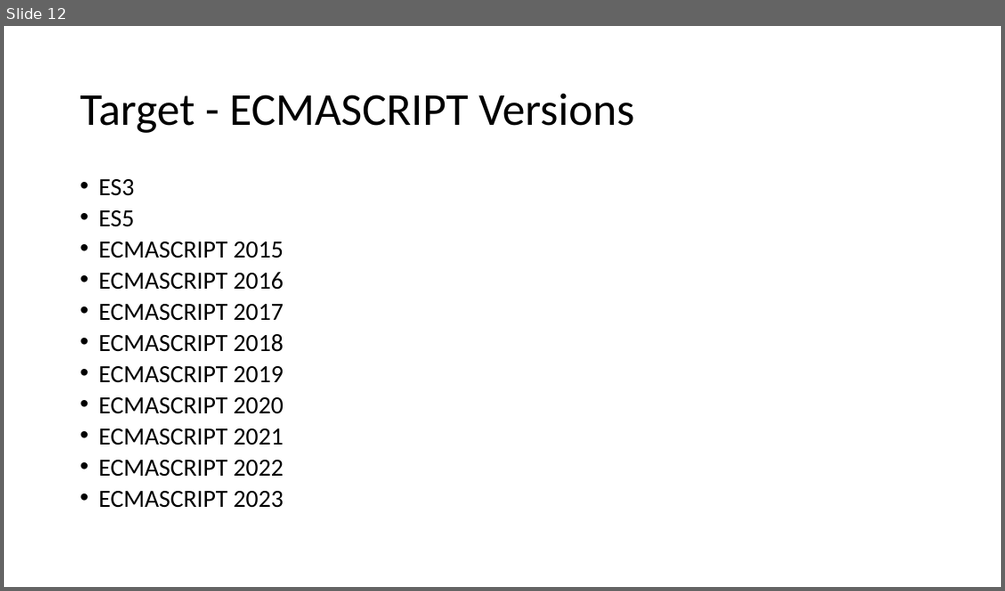
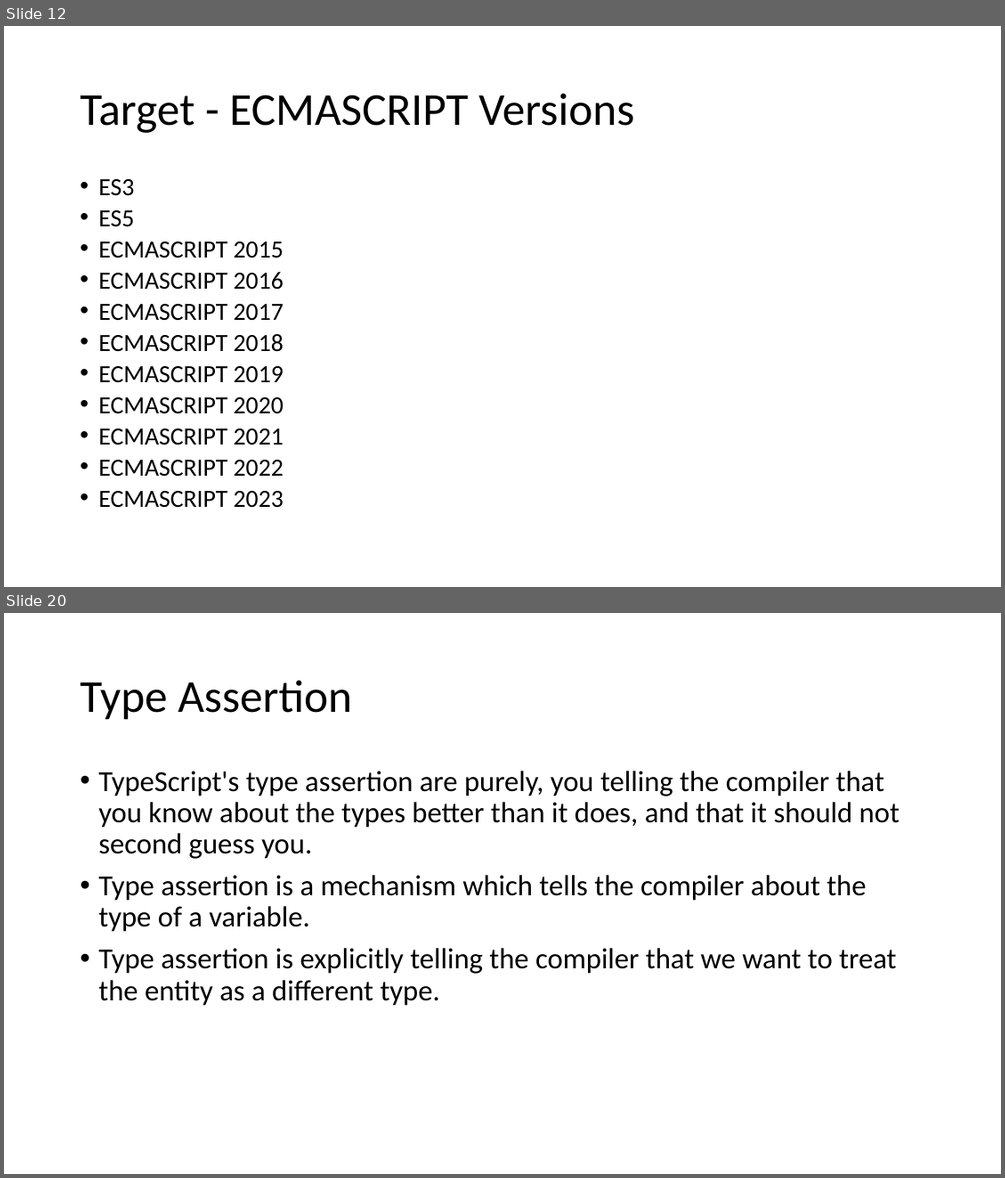
Before and after one commit to explore-with-manish/BFL_Byte_Jul23, a slide deck: Ng-Byte.pptx. Shown one above the other, each under a label of ours: slide 12 before the commit, slides 12 and 20 after it; the slides between them are not shown. The pictures are 1005x591 and 1005x1178 pixels, drawn with LibreOffice and Linux fonts; fonts in the diff are those of the drawing. Boxes give left, top, right and bottom in pixels: in the first picture for what was removed or moved away, otherwise in the second. Text is boxed around its words. In the diff, an @@ line names an element or a change of style, - is before the commit and + after.

```diff
--- a/Ng-Byte.pptx
+++ b/Ng-Byte.pptx
@@ slide 20 added at (4, 613, 1001, 1174), background #FFFFFF @@
@@ title added at (80, 680, 352, 720), 44 pt, text #000000 @@
+Type Assertion
@@ text added at (98, 771, 899, 1005), 28 pt, text #000000 @@
+• TypeScript's type assertion are purely, you telling the compiler that you know about the types better than it does, and that it should not second guess you.
+• Type assertion is a mechanism which tells the compiler about the type of a variable.
+• Type assertion is explicitly telling the compiler that we want to treat the entity as a different type.
```
Also in this commit, not shown: 57 other slides added.
